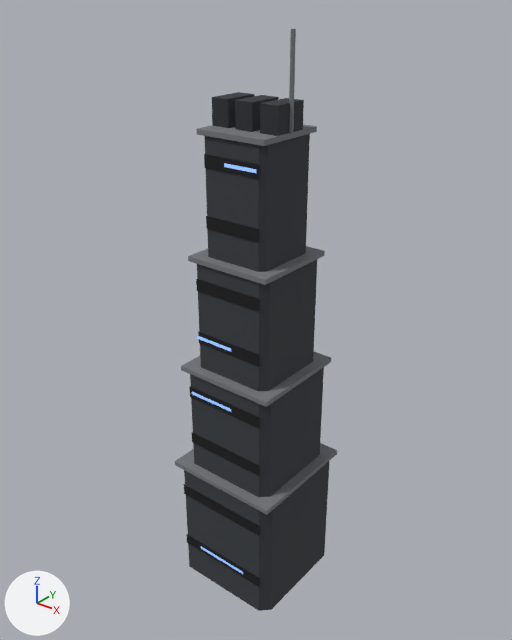
The glTF model assets/environments/civitas/cvt_env_massing_tower_b.glb, before and after one commit.
One viewpoint serves both versions: a 50 mm lens placed at (9.7, -12.17, 15.14), pointed at (-0.14, 0.14, 7.52). Arrows for +X, +Y and +Z are at lower left; the lights stay in place. The picture after the commit comes second. Where no turn or scale is listed for an object, it has been applied to the vertices. Vertices at exactly the same position are counted once.

The first picture shows 'mesh_intact'.
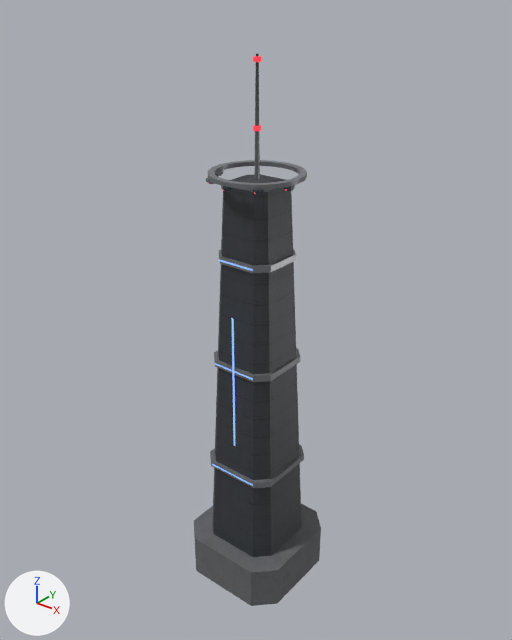
What differs and where, as boxes (x1, y1, x2, y2) in the pictures (512 x 640 px):
'mesh_intact', surface changed, reshaped (21% narrower): before (175, 29, 337, 611); after (194, 54, 321, 606)
part 1 of me_mesh_intact, added: after (212, 464, 253, 486)
part 2 of me_mesh_intact, added: after (215, 363, 253, 380)
part 3 of me_mesh_intact, added: after (218, 259, 253, 271)
part 4 of me_mesh_intact, added: after (232, 318, 235, 446)
part 5 of me_mesh_intact, added: after (253, 125, 261, 131)
part 6 of me_mesh_intact, added: after (253, 56, 262, 62)
part 7 of me_mesh_intact, added: after (254, 54, 260, 179)
part 8 of me_mesh_intact, rebuilt (12% narrower, 32% shorter): before (184, 461, 329, 611); after (194, 504, 321, 606)
part 9 of me_mesh_intact, rebuilt: before (197, 260, 317, 391); after (213, 174, 302, 557)
part 10 of me_mesh_intact, rebuilt (42% narrower, 38% shorter): before (175, 443, 337, 515); after (210, 444, 304, 488)
part 11 of me_mesh_intact, rebuilt (43% narrower, 35% shorter): before (188, 246, 325, 285); after (219, 248, 296, 273)
part 12 of me_mesh_intact, added: after (208, 160, 307, 190)
part 13 of me_mesh_intact, added: after (221, 186, 232, 192)
part 14 of me_mesh_intact, added: after (253, 189, 264, 195)
part 15 of me_mesh_intact, added: after (284, 185, 295, 191)
part 16 of me_mesh_intact, added: after (214, 348, 300, 382)
part 17 of me_mesh_intact, deleted: before (184, 29, 317, 587)
part 18 of me_mesh_intact, deleted: before (181, 352, 331, 497)
part 19 of me_mesh_intact, deleted: before (204, 134, 310, 272)

What changed in the scene script:
```text
Change mat_mat_concrete_cvt:
    remove # nodes: BsdfPrincipled, OutputMaterial
    remove # colours: dark grey #393d42
    nodes: BsdfPrincipled, Math, Mix x2, NormalMap, OutputMaterial, SeparateColor, TexImage x3, VertexColor
    colours: pale yellow #e9ddcd, mixed with the vertex colours
    uses the picture img_cvt_mat_reinforced_steel_a_albedo
    uses the picture img_cvt_mat_reinforced_steel_a_normal
    uses the picture img_cvt_mat_reinforced_steel_a_orm
Change mat_trim_trim_cvt:
    remove # nodes: BsdfPrincipled, OutputMaterial
    remove # colours: grey #767a7e
    nodes: BsdfPrincipled, Math, Mix x2, NormalMap, OutputMaterial, SeparateColor, TexImage x3, VertexColor
    colours: grey #b5b5b4, mixed with the vertex colours
    uses the picture img_shr_mat_brushed_steel_a_albedo
    uses the picture img_shr_mat_brushed_steel_a_normal
    uses the picture img_shr_mat_brushed_steel_a_orm
Add mat_emit_red_cvt:
    mat_emit_red_cvt = bpy.data.materials.new('emit_red_cvt')
    # nodes: BsdfPrincipled, Mix, OutputMaterial, VertexColor
    # colours: red #ff3b4e, red #a0212d, mixed with the vertex colours
Add mat_glass_smoked_cvt:
    mat_glass_smoked_cvt = bpy.data.materials.new('glass_smoked_cvt')
    # nodes: BsdfPrincipled, Math, Mix, OutputMaterial, VertexColor
    # colours: greyish blue #4a5560, mixed with the vertex colours
Add mat_mat_concrete_cvt_concrete:
    mat_mat_concrete_cvt_concrete = bpy.data.materials.new('mat_concrete_cvt_concrete')
    # colours: light grey #d7d4d1, mixed with the vertex colours
    # uses the picture img_cvt_mat_concrete_a_albedo
    # uses the picture img_cvt_mat_concrete_a_normal
    # uses the picture img_cvt_mat_concrete_a_orm
Change me_mesh_intact:
    remove me_mesh_intact.from_pydata(...)  # 228 vertices, 360 faces; spans x -1.55..1.55, y -1.55..1.55, z 0.0..14.21
    add me_mesh_intact.from_pydata(...)  # 446 vertices, 784 faces; spans x -1.5..1.5, y -1.5..1.5, z 0.0..13.7
    me_mesh_intact part 1: a new loose piece, a box spanning x -0.69..0.69, y -1.033..-1.029, z 3.56..3.6, in mat_emit_blue_cvt
    me_mesh_intact part 2: a new loose piece, a box spanning x -0.6..0.6, y -0.907..-0.903, z 6.56..6.6, in mat_emit_blue_cvt
    me_mesh_intact part 3: a new loose piece, a box spanning x -0.51..0.51, y -0.781..-0.777, z 9.26..9.3, in mat_emit_blue_cvt
    me_mesh_intact part 4: a new loose piece, a box spanning x -0.03..0.03, y -0.912..-0.908, z 2.0..8.0, in mat_emit_blue_cvt
    me_mesh_intact part 5: a new loose piece, an 8-sided cylinder along z spanning x -0.09..0.09, y -0.09..0.09, z 12.15..12.25, in mat_emit_red_cvt
    me_mesh_intact part 6: a new loose piece, an 8-sided cylinder along z spanning x -0.09..0.09, y -0.09..0.09, z 13.55..13.65, in mat_emit_red_cvt
    me_mesh_intact part 7: a new loose piece, a 6-sided cut cone along z (radius 0.06 at the low end, 0.03 at the high end) spanning x -0.05..0.05, y -0.06..0.06, z 11.1..13.7, in mat_trim_trim_cvt
    me_mesh_intact part 8: the loose piece of 16 vertices spanning x -1.5..1.5, y -1.5..1.5, z 0.0..3.45 is rebuilt with 16 vertices and now spans x -1.5..1.5, y -1.5..1.5, z 0.0..1.2, in mat_mat_concrete_cvt_concrete
    me_mesh_intact part 9: the loose piece of 16 vertices spanning x -1.08..1.08, y -1.08..1.08, z 6.45..9.21 is rebuilt with 16 vertices and now spans x -1.05..1.05, y -1.05..1.05, z 1.2..11.0
    me_mesh_intact part 10: the loose piece of 8 vertices spanning x -1.55..1.55, y -1.55..1.55, z 3.45..3.57 is rebuilt with 16 vertices and now spans x -1.03..1.03, y -1.03..1.03, z 3.5..3.66
    me_mesh_intact part 11: the loose piece of 8 vertices spanning x -1.13..1.13, y -1.13..1.13, z 9.21..9.33 is rebuilt with 16 vertices and now spans x -0.77..0.77, y -0.77..0.77, z 9.2..9.36
    me_mesh_intact part 12: a new loose piece of 80 vertices spanning x -1.1..1.1, y -1.1..1.1, z 11.15..11.25, in mat_trim_trim_cvt
    me_mesh_intact part 13: a new loose piece of 26 vertices spanning x -0.13..0.13, y -1.15..-0.89, z 11.02..11.15, in mat_glass_smoked_cvt
    me_mesh_intact part 14: a new loose piece of 26 vertices spanning x 0.53..0.78, y -0.91..-0.65, z 11.02..11.15, in mat_glass_smoked_cvt
    me_mesh_intact part 15: a new loose piece of 26 vertices spanning x 0.88..1.13, y -0.3..-0.05, z 11.02..11.15, in mat_glass_smoked_cvt
    me_mesh_intact part 16: a new loose piece of 16 vertices spanning x -0.9..0.9, y -0.9..0.9, z 6.5..6.66, in mat_trim_trim_cvt
    me_mesh_intact part 17: 17 loose pieces with 140 vertices, spanning x -1.29..1.29, y -1.52..0.92, z 0.88..14.21, are deleted
    me_mesh_intact part 18: 24 vertices removed from x -1.34..1.34, y -1.34..1.34, z 3.57..6.45
    me_mesh_intact part 19: 16 vertices removed from x -0.87..0.87, y -0.87..0.87, z 9.33..12.09
    other edits to the shape of me_mesh_intact do not show in these pictures
    remove me_mesh_intact.materials.append(mat_trim_internal_cvt)  # black #0b0c0e
    add me_mesh_intact.materials.append(mat_glass_smoked_cvt)
    add me_mesh_intact.materials.append(mat_emit_red_cvt)
    add me_mesh_intact.materials.append(mat_mat_concrete_cvt_concrete)
```
